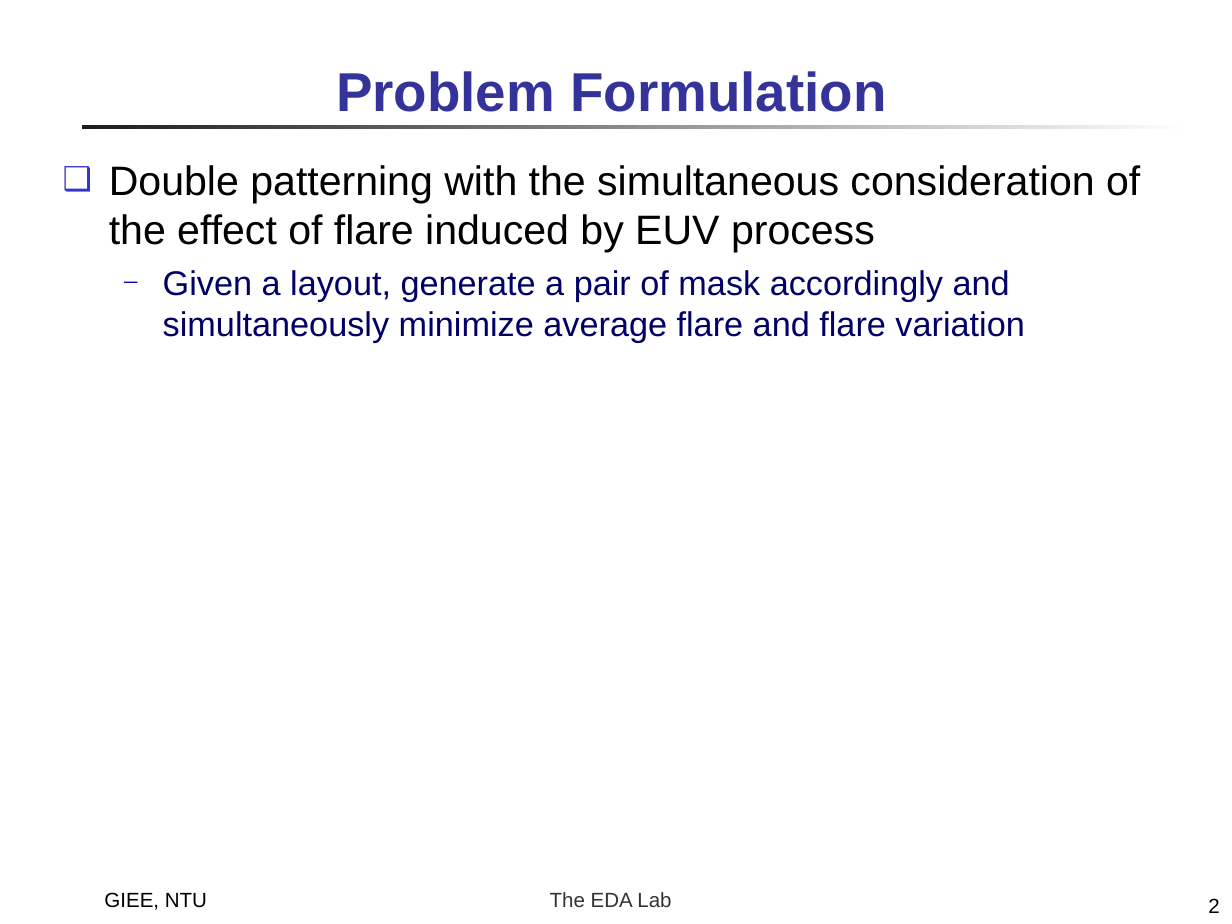
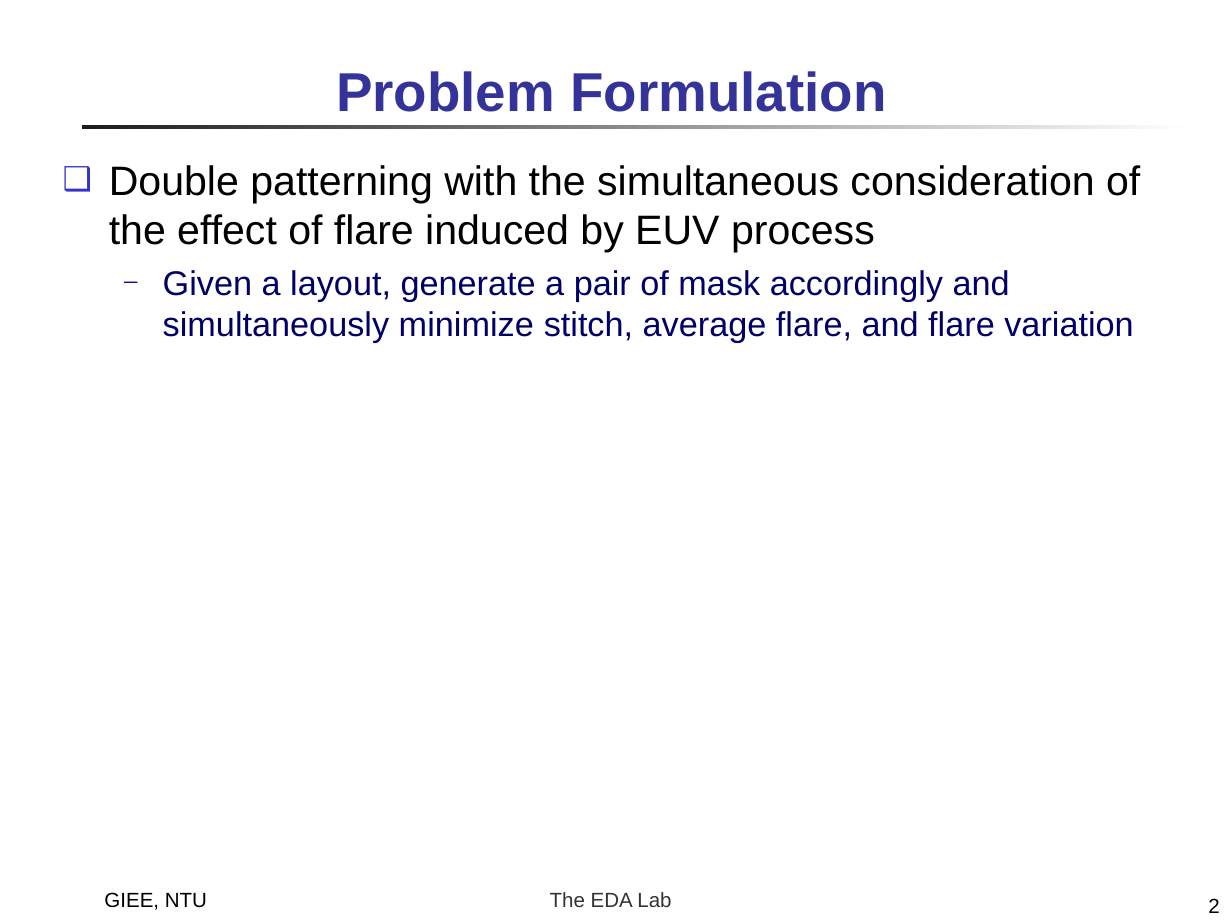
Before and after one commit to doctry/paper, a slide deck: slide 2 of weekly/EUVDP_2020_01_07.ppt. Drawn at 1232x924 pixels with LibreOffice and Linux fonts; fonts in the diff are those of the drawing. Boxes give left, top, right and bottom in pixels: in the first picture for what was removed or moved away, otherwise in the second. Text is boxed around its words. In the diff, an @@ line names an element or a change of style, - is before the commit and + after.

```diff
--- a/weekly/EUVDP_2020_01_07.ppt
+++ b/weekly/EUVDP_2020_01_07.ppt
@@ text at box(163, 270, 1133, 343): text changed @@
-  ─ Given a layout, generate a pair of mask accordingly and simultaneously minimize average flare and flare variation
+  ─ Given a layout, generate a pair of mask accordingly and simultaneously minimize stitch, average flare, and flare variation
```
Also in this commit, not shown: 1 other slide changed, 1 slide added, 2 slides removed, 1 other file.
